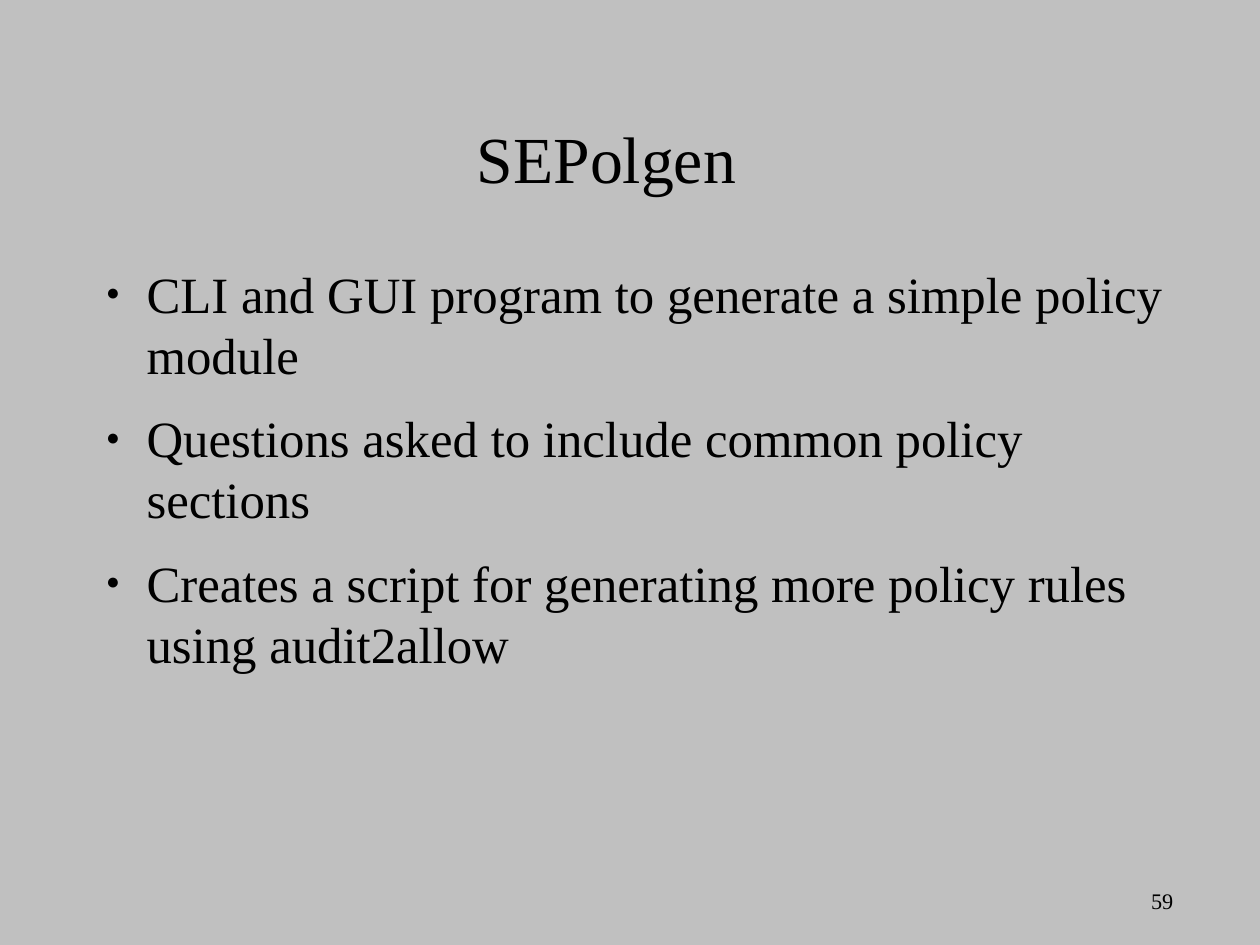
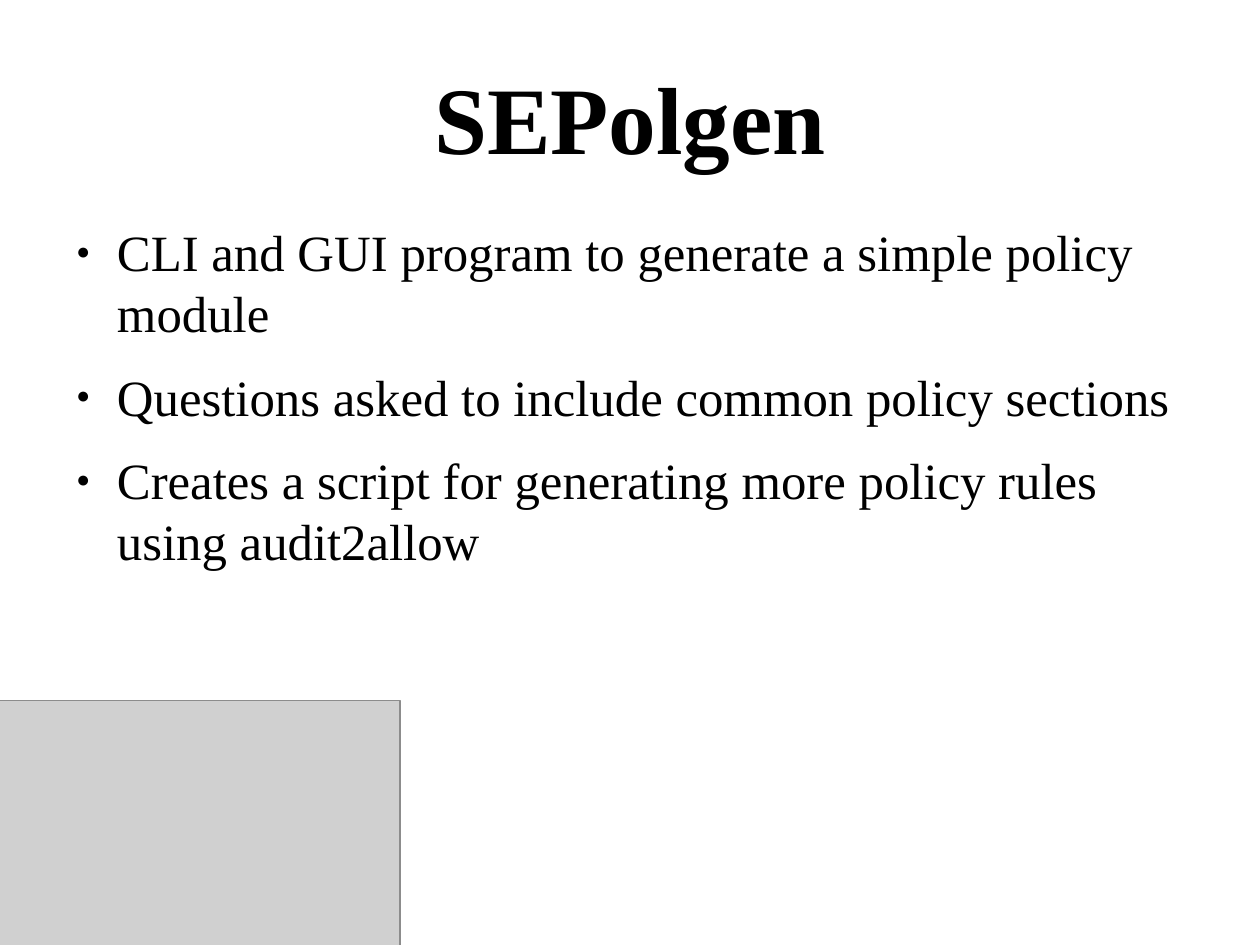
Before and after one commit to dpquigl/demystifying-selinux-part2, a slide deck: slide 59 of demystifying_selinux_part2_OSCON_19JUL2014.odp. Drawn at 1260x945 pixels with LibreOffice and Linux fonts; fonts in the diff are those of the drawing; grey boxes stand for pictures. Boxes give left, top, right and bottom in pixels: in the first picture for what was removed or moved away, otherwise in the second. Text is boxed around its words. In the diff, an @@ line names an element or a change of style, - is before the commit and + after.

Commit message:
Reformatted some of the slides to be in the proper format

```diff
--- a/demystifying_selinux_part2_OSCON_19JUL2014.odp
+++ b/demystifying_selinux_part2_OSCON_19JUL2014.odp
@@ background #C0C0C0 to #FFFFFF @@
@@ title "SEPolgen": place and size @@
-title "SEPolgen" at [477,137,736,196]
+title "SEPolgen" at [434,88,825,172]
@@ title "SEPolgen" at [434,88,825,172]: size 41.4 to 60 pt, bold on @@
@@ text "CLI and GUI program to ..." rewrapped from [147,277,1162,673] to [117,235,1170,571] @@
@@ picture added at [0,701,400,945] @@
@@ page number removed at [1151,894,1173,909] @@
-59
```
Also in this commit, not shown: 21 other slides changed.
